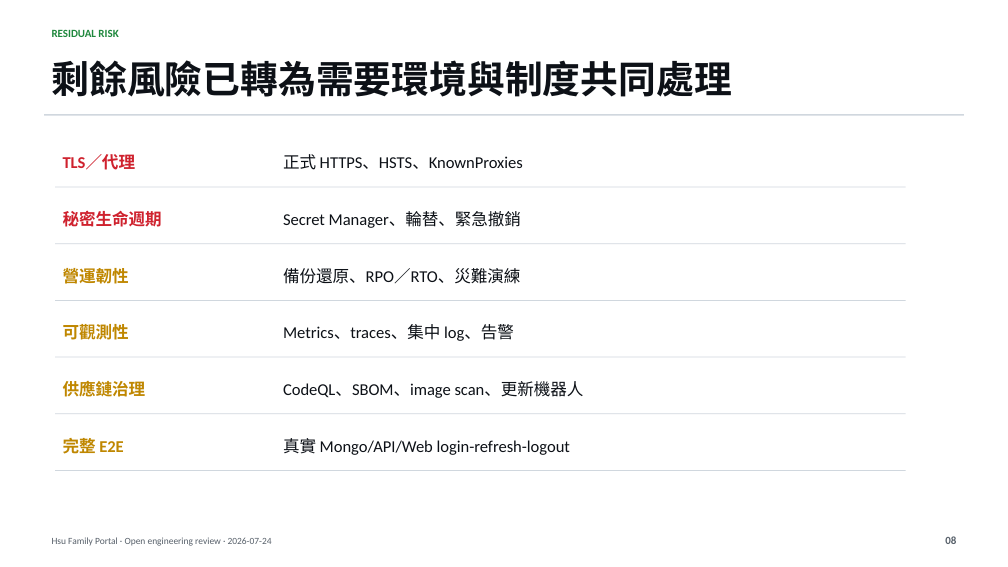
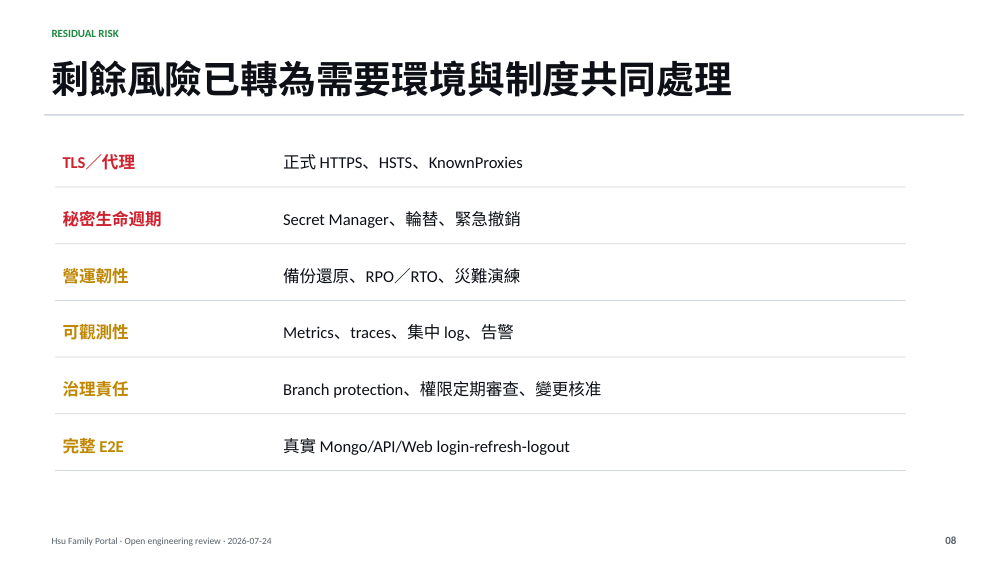
Before and after one commit to helloapple080/HsuFamily, a slide deck: slide 8 of docs/presentation/HsuFamily-Enterprise-Readiness.pptx. Drawn at 1008x567 pixels with LibreOffice and Linux fonts; fonts in the diff are those of the drawing. Boxes give left, top, right and bottom in pixels: in the first picture for what was removed or moved away, otherwise in the second. Text is boxed around its words. In the diff, an @@ line names an element or a change of style, - is before the commit and + after.

```diff
--- a/docs/presentation/HsuFamily-Enterprise-Readiness.pptx
+++ b/docs/presentation/HsuFamily-Enterprise-Readiness.pptx
@@ text at (63,381,129,397): text changed @@
-供應鏈治理
+治理責任
@@ text at (283,382,601,398): text changed @@
-CodeQL、SBOM、image scan、更新機器人
+Branch protection、權限定期審查、變更核准
```
Also in this commit, not shown: 6 other slides changed, 12 other files.
